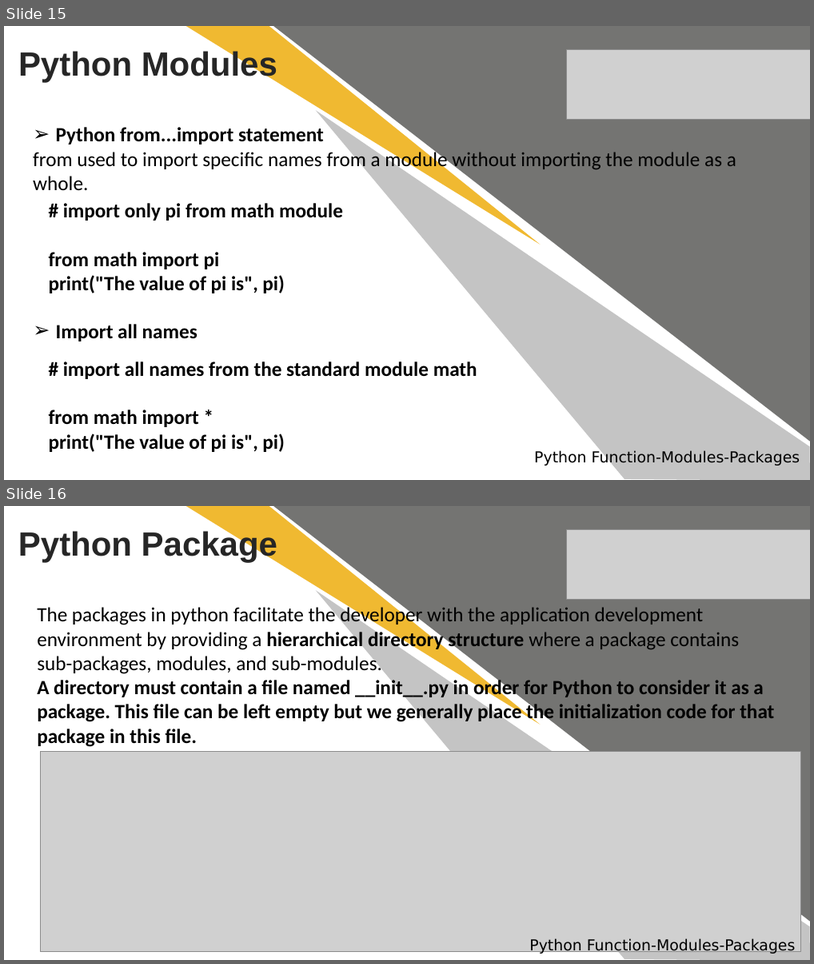
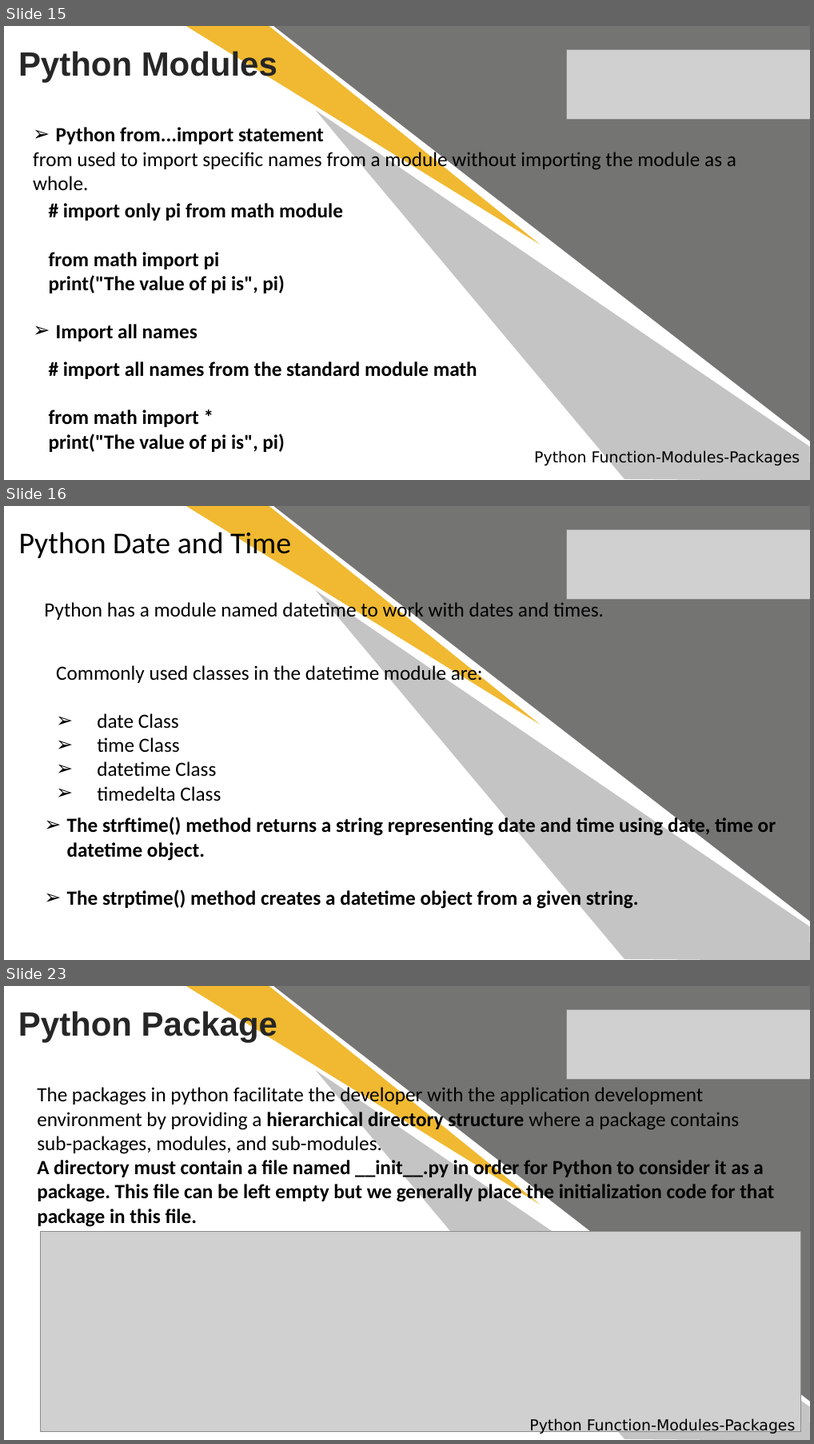
Before and after one commit to anirudhagaikwad/Python_Programming, a slide deck: #5_Python_Functions_Modules_Package.pptx. Shown one above the other, each under a label of ours: slides 15 and 16 before the commit, slides 15, 16 and 23 after it; the slides between them are not shown. The pictures are 814x964 and 814x1444 pixels, drawn with LibreOffice and Linux fonts; fonts in the diff are those of the drawing; grey boxes stand for pictures. Boxes give left, top, right and bottom in pixels: in the first picture for what was removed or moved away, otherwise in the second. Text is boxed around its words. In the diff, an @@ line names an element or a change of style, - is before the commit and + after.

```diff
--- a/#5_Python_Functions_Modules_Package.pptx
+++ b/#5_Python_Functions_Modules_Package.pptx
@@ slide 16 added at bbox=[4, 506, 810, 960], background #FFFFFF @@
@@ text added at bbox=[19, 528, 291, 560], 36 pt, text #000000 @@
+Python Date and Time
@@ freeform shape added at bbox=[186, 506, 550, 751], fill #F0B931 @@
@@ right triangle added at bbox=[274, 506, 810, 921], fill #747472 @@
@@ freeform shape added at bbox=[304, 506, 810, 960], fill #C4C4C4 @@
@@ picture added at bbox=[567, 530, 810, 599] @@
@@ text added at bbox=[44, 600, 604, 621], 24 pt, text #000000 @@
+Python has a module named datetime to work with dates and times.
@@ text added at bbox=[56, 663, 483, 801], 24 pt, text #000000 @@
+Commonly used classes in the datetime module are:
+➢ date Class
+➢ time Class
+➢ datetime Class
+➢ timedelta Class
@@ text added at bbox=[67, 816, 776, 908], 24 pt, text #000000, bold @@
+➢ The strftime() method returns a string representing date and time using date, time or datetime object.
+➢ The strptime() method creates a datetime object from a given string.
@@ what was slide 16 is now slide 23 @@
```
Also in this commit, not shown: 2 slides changed, 6 other slides added, 59 other files.
